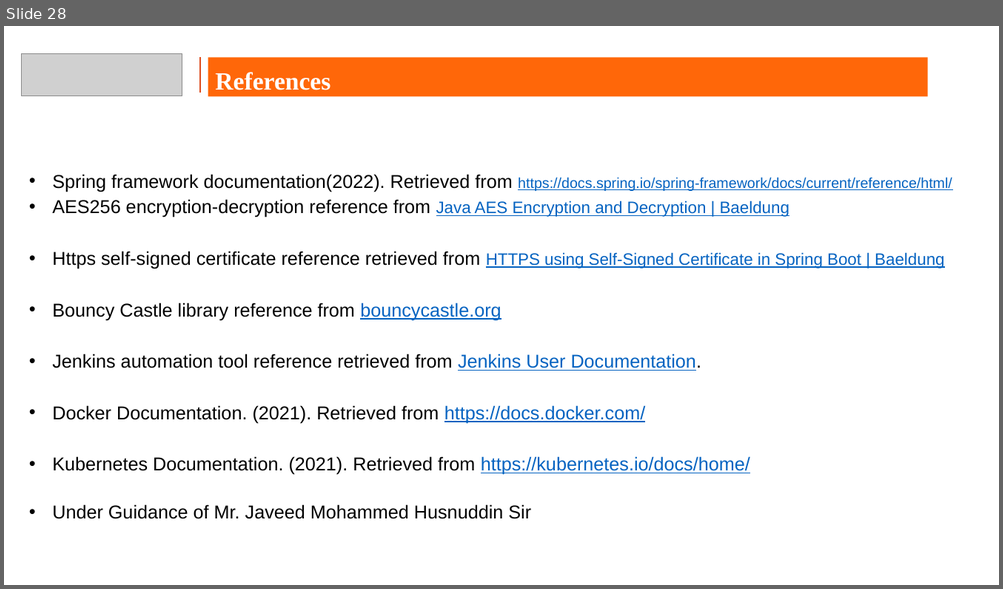
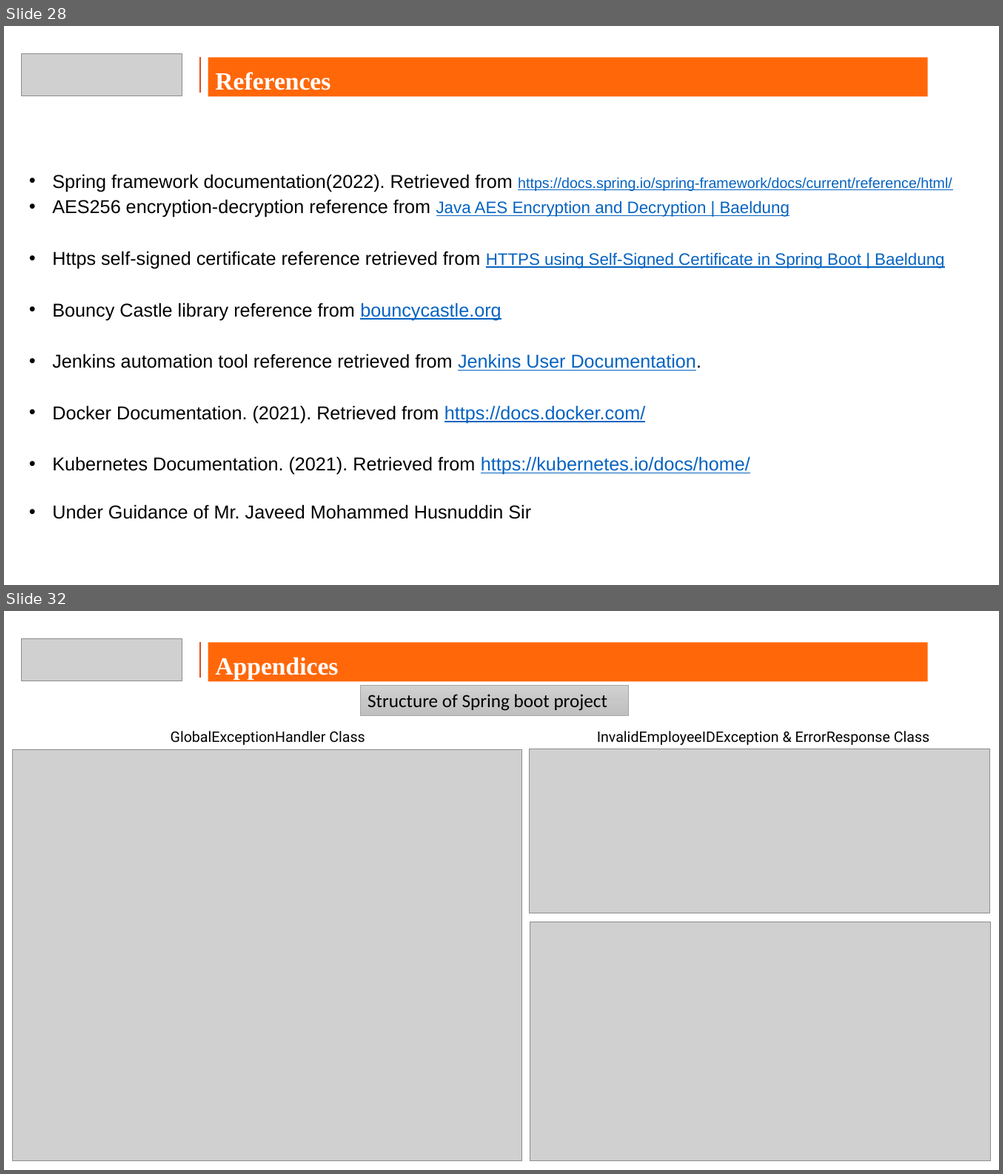
Before and after one commit to Sahilgetjob/Capstone_project_HDFC, a slide deck: Capstone_hdfc.pptx. Shown one above the other, each under a label of ours: slide 28 before the commit, slides 28 and 32 after it; the slides between them are not shown. The pictures are 1003x589 and 1003x1174 pixels, drawn with LibreOffice and Linux fonts; fonts in the diff are those of the drawing; grey boxes stand for pictures; background and template pictures are left out. Boxes give left, top, right and bottom in pixels: in the first picture for what was removed or moved away, otherwise in the second. Text is boxed around its words. In the diff, an @@ line names an element or a change of style, - is before the commit and + after.

```diff
--- a/Capstone_hdfc.pptx
+++ b/Capstone_hdfc.pptx
@@ slide 32 added at <box>4,611,999,1170</box>, background picture (left out) @@
@@ picture added at <box>22,638,182,681</box> @@
@@ line added from (200, 642) to (200, 678), #DD4F22 1 pt @@
@@ rectangle added at <box>208,642,927,682</box>, fill #FF6709, 24 pt, text #FFFFFF, bold @@
+Appendices
@@ rectangle added at <box>360,686,628,715</box>, fill gradient #D2D2D2 to #C8C8C8 to #C0C0C0, outline #A5A5A5 0.5 pt, 18 pt, text #000000 @@
+Structure of Spring boot project
@@ text added at <box>170,731,364,745</box>, 14 pt, text #000000 @@
+GlobalExceptionHandler Class
@@ text added at <box>597,731,930,746</box>, 14 pt, text #000000 @@
+InvalidEmployeeIDException & ErrorResponse Class
@@ picture added at <box>12,750,522,1162</box> @@
@@ picture added at <box>529,750,990,914</box> @@
@@ picture added at <box>530,922,990,1162</box> @@
```
Also in this commit, not shown: 4 slides changed, 6 other files.
